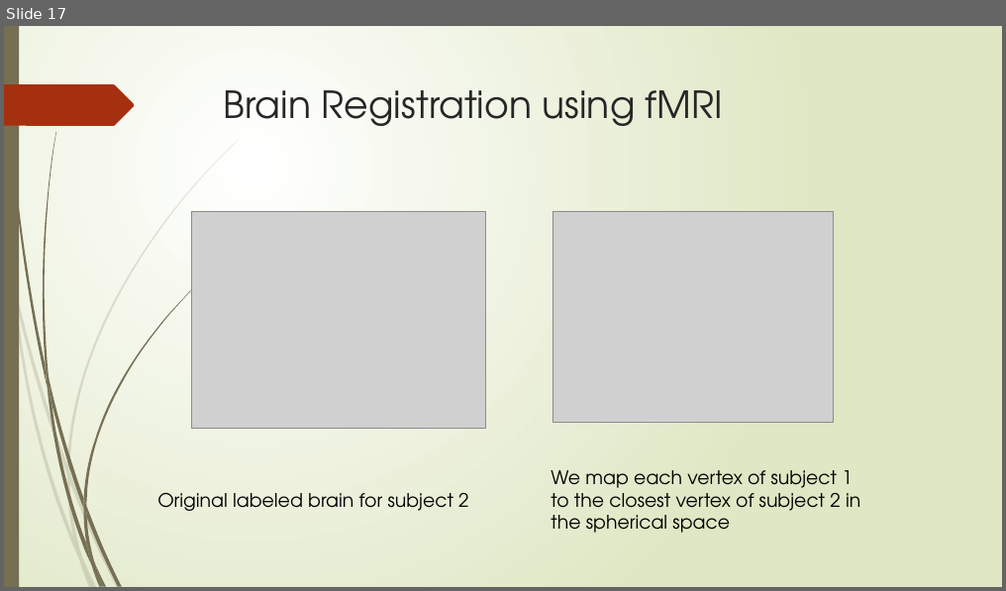
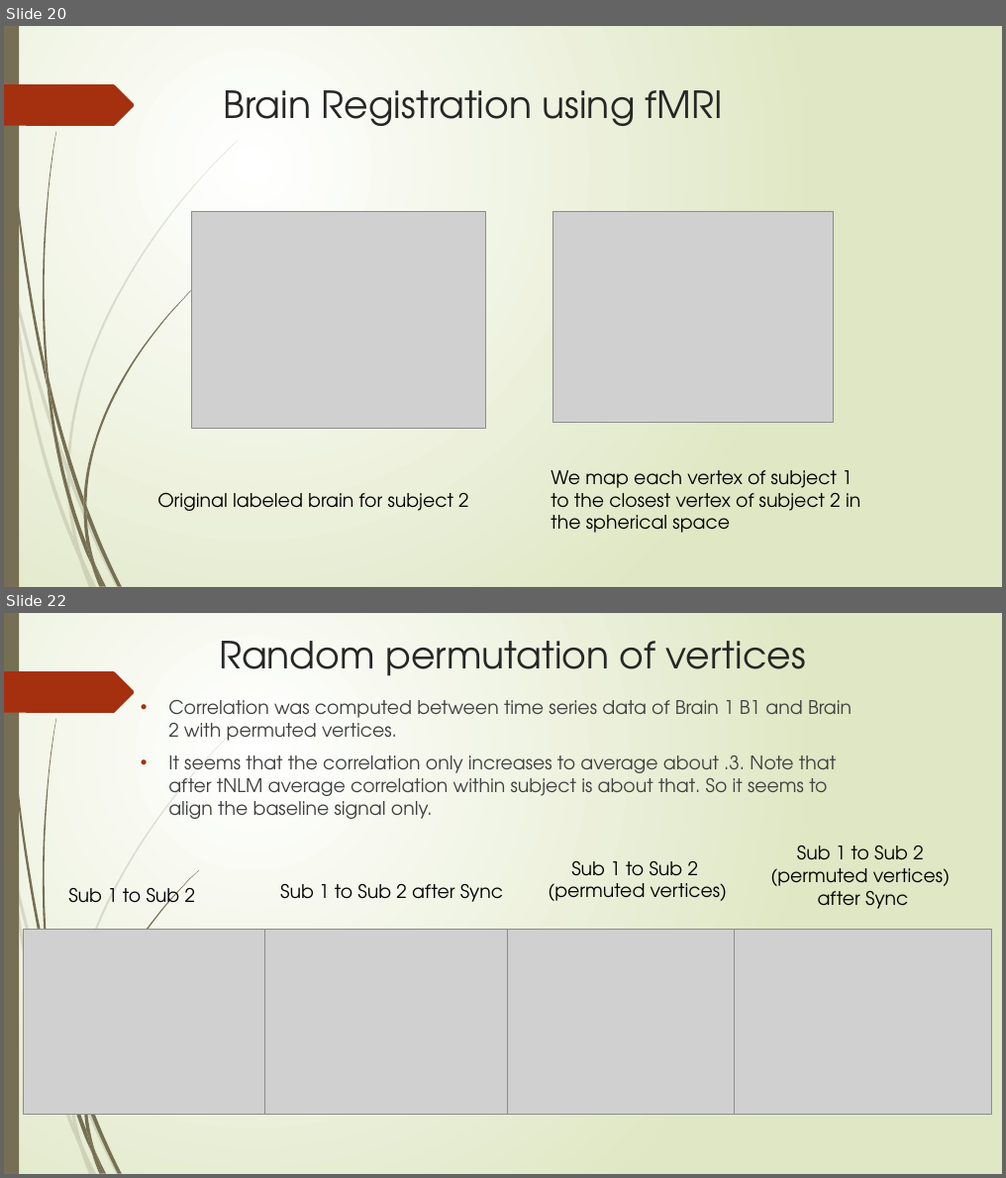
Before and after one commit to ajoshiusc/cortical_parcellation, a slide deck: docs/brain_sync.pptx. Shown one above the other, each under a label of ours: slide 17 before the commit, slides 20 and 22 after it; the slides between them are not shown. The pictures are 1006x591 and 1006x1178 pixels, drawn with LibreOffice and Linux fonts; fonts in the diff are those of the drawing; grey boxes stand for pictures. Boxes give left, top, right and bottom in pixels: in the first picture for what was removed or moved away, otherwise in the second. Text is boxed around its words. In the diff, an @@ line names an element or a change of style, - is before the commit and + after.

```diff
--- a/docs/brain_sync.pptx
+++ b/docs/brain_sync.pptx
@@ slide 22 added at [4,613,1002,1174], background gradient #FFFFFF to #DFE8C4; not listed: 20 template elements that a slide beside it also shows @@
@@ title added at [219,641,806,676], 36 pt, text #262626 @@
+Random permutation of vertices
@@ text added at [168,700,851,819], 18 pt, text #404040 @@
+• Correlation was computed between time series data of Brain 1 B1 and Brain 2 with permuted vertices.
+• It seems that the correlation only increases to average about .3. Note that after tNLM average correlation within subject is about that. So it seems to align the baseline signal only.
@@ text added at [770,846,949,909], 18 pt, text #000000 @@
+Sub 1 to Sub 2
+(permuted vertices)
+after Sync
@@ text added at [548,861,727,901], 18 pt, text #000000 @@
+Sub 1 to Sub 2
+(permuted vertices)
@@ text added at [68,883,195,911], 18 pt, text #000000 @@
+Sub 1 to Sub 2
@@ text added at [280,884,503,902], 18 pt, text #000000 @@
+Sub 1 to Sub 2 after Sync
@@ group added at [23,929,991,1114]: 4 pictures @@
@@ what was slide 17 is now slide 20 @@
```
Also in this commit, not shown: 7 slides changed, 3 other slides added, 1 other file.
